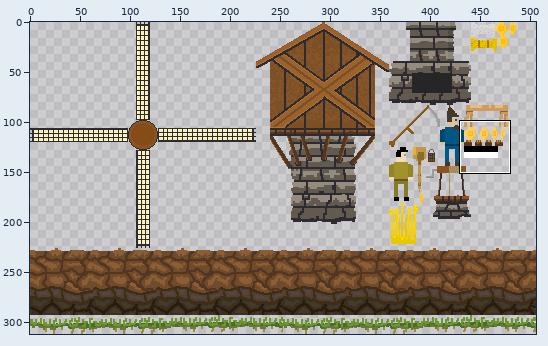
Two states of a sprite sheet, assets/images/assets.png. The first picture is a wide view before the edit; the outline marks the close-up.
Close-up. Old version:
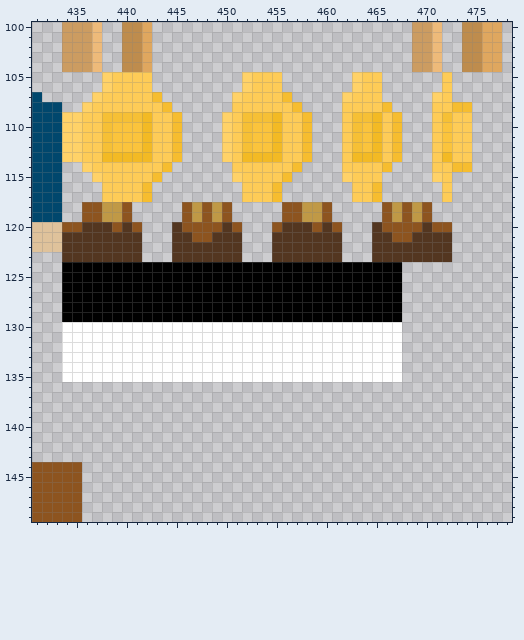
The file is 506x312 pixels. Colours within 5 levels of each other are drawn and written as one. Shown: x 431..478, y 100..149. The commit also changed other parts of the picture, which this record leaves out.
The result:
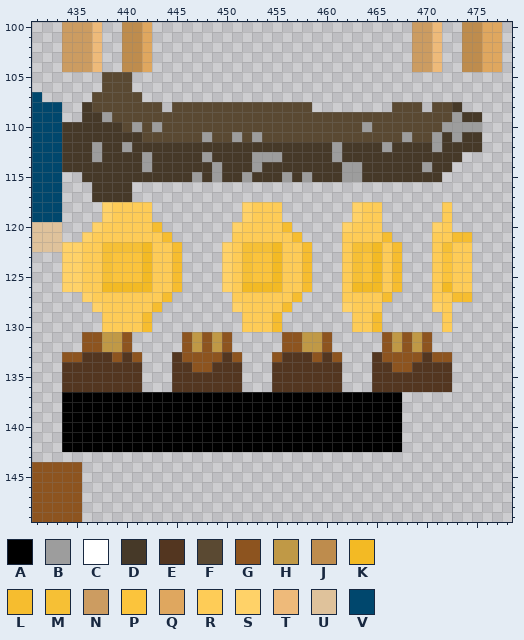
Palette (. is transparent): A #000000  B #9d9d9d  C #ffffff  D #463928  E #533620  F #5a4932  G #8d541f  H #c09946  J #be8c4d  K #f3ba24  L #f6bd2f  M #f6c035  N #cc9c61  P #fbc43c  Q #dfa75f  R #fecc57  S #ffd268  T #eeba7a  U #dfc29b  V #00476d
Edits made:
@@ x 431..478 @@
 104 ...NNNT..JJQ..........................NNT..JJQQ.
-105 .......SRRRR.........SRRR.......SRR......R......
-106 .......SRRRR.........SRRR.......SRR......R......
-107 V.....SRRRRRL.......SRRRRL.....SRRR.....SR......
-108 VVV..SRRRRRRRL......RRRRRRL....RRRRL....RRLL....
-109 VVVSSRRMMMMKRRL....SRMMMKRRL...RMMKRL...RMRR....
-110 VVVSSRRMPPPKRRL....SRMPPKRRL...RMPKRL...RPRR....
-111 VVVSSRRMPPPKRRL....SRMPPKRRL...RMPKRL...RPRR....
-112 VVVSSRRMPPPKRRL....SRMPPKRRL...RMPKRL...RPRR....
-113 VVVSSRRKKKKKRRL....SRKKKKRRL...RKKKRL...RKRR....
-114 VVV..SRRRRRRRL......RRRRRRL....RRRRL....RRLL....
-115 VVV...SRRRRRL.......SRRRRL.....SRRR.....SR......
-116 VVV....RRRRL.........RRRL.......RRL......R......
-117 VVV....RRRRL.........RRRL.......RRL......R......
-118 VVV..GGHHG.....GHGHG.....GGHHG.....GHGHG........
-119 VVV..GGHHG.....GHGHG.....GGHHG.....GHGHG........
-120 UUUGGEEEGEG...EGGGGEG...GEEEGEG...EGGGGEGG......
-121 UUUEEEEEEEE...EEGGEEE...EEEEEEE...EEGGEEEE......
-122 UUUEEEEEEEE...EEEEEEE...EEEEEEE...EEEEEEEE......
-123 ...EEEEEEEE...EEEEEEE...EEEEEEE...EEEEEEEE......
-124 ...AAAAAAAAAAAAAAAAAAAAAAAAAAAAAAAAAA...........
-125 ...AAAAAAAAAAAAAAAAAAAAAAAAAAAAAAAAAA...........
-126 ...AAAAAAAAAAAAAAAAAAAAAAAAAAAAAAAAAA...........
-127 ...AAAAAAAAAAAAAAAAAAAAAAAAAAAAAAAAAA...........
-128 ...AAAAAAAAAAAAAAAAAAAAAAAAAAAAAAAAAA...........
-129 ...AAAAAAAAAAAAAAAAAAAAAAAAAAAAAAAAAA...........
-130 ...CCCCCCCCCCCCCCCCCCCCCCCCCCCCCCCCCC...........
-131 ...CCCCCCCCCCCCCCCCCCCCCCCCCCCCCCCCCC...........
-132 ...CCCCCCCCCCCCCCCCCCCCCCCCCCCCCCCCCC...........
-133 ...CCCCCCCCCCCCCCCCCCCCCCCCCCCCCCCCCC...........
-134 ...CCCCCCCCCCCCCCCCCCCCCCCCCCCCCCCCCC...........
-135 ...CCCCCCCCCCCCCCCCCCCCCCCCCCCCCCCCCC...........
-136 ................................................
-137 ................................................
-138 ................................................
-139 ................................................
-140 ................................................
-141 ................................................
-142 ................................................
+105 .......FFF......................................
+106 .......FFF......................................
+107 V.....FFFFF.....................................
+108 VVV..DFFFFFFF.FFFFFFFFFFFFFF........FFF.FFD.....
+109 VVV..DDBFFFFFFFFFFFFFFFFFFFFFFFFFFFFFFFFFFBDD...
+110 VVVDDDDDDFBFBFFFFFFFFFFFFFFFFFFFFBFFFFFFFBBBB...
+111 VVVDDDDDDDDFFFFFFBFFBFBFFFFFFFFFFFFFFBFFBDBDD...
+112 VVVDDDBDDBDDDDDDDDDDDDDDDDDDDDBDDDDBDDDDBDDDD...
+113 VVVDDDBDDDDBDDDDDBDDDDBBBDDDDDBDDDDDDDDDDDD.....
+114 VVVDDDDDDDDBDDDDDDBDDDBDDDDDDDDBBDDDDDDBDD......
+115 VVV..DDDDDDDDDDDBDBDDBDDDBDBDDDBBDDDDDDDD.......
+116 VVV...DDDD......................................
+117 VVV...DDDD......................................
+118 VVV....SRRRR.........SRRR.......SRR......R......
+119 VVV....SRRRR.........SRRR.......SRR......R......
+120 UUU...SRRRRRL.......SRRRRL.....SRRR.....SR......
+121 UUU..SRRRRRRRL......RRRRRRL....RRRRL....RRLL....
+122 UUUSSRRMMMMKRRL....SRMMMKRRL...RMMKRL...RMRR....
+123 ...SSRRMPPPKRRL....SRMPPKRRL...RMPKRL...RPRR....
+124 ...SSRRMPPPKRRL....SRMPPKRRL...RMPKRL...RPRR....
+125 ...SSRRMPPPKRRL....SRMPPKRRL...RMPKRL...RPRR....
+126 ...SSRRKKKKKRRL....SRKKKKRRL...RKKKRL...RKRR....
+127 .....SRRRRRRRL......RRRRRRL....RRRRL....RRLL....
+128 ......SRRRRRL.......SRRRRL.....SRRR.....SR......
+129 .......RRRRL.........RRRL.......RRL......R......
+130 .......RRRRL.........RRRL.......RRL......R......
+131 .....GGHHG.....GHGHG.....GGHHG.....GHGHG........
+132 .....GGHHG.....GHGHG.....GGHHG.....GHGHG........
+133 ...GGEEEGEG...EGGGGEG...GEEEGEG...EGGGGEGG......
+134 ...EEEEEEEE...EEGGEEE...EEEEEEE...EEGGEEEE......
+135 ...EEEEEEEE...EEEEEEE...EEEEEEE...EEEEEEEE......
+136 ...EEEEEEEE...EEEEEEE...EEEEEEE...EEEEEEEE......
+137 ...AAAAAAAAAAAAAAAAAAAAAAAAAAAAAAAAAA...........
+138 ...AAAAAAAAAAAAAAAAAAAAAAAAAAAAAAAAAA...........
+139 ...AAAAAAAAAAAAAAAAAAAAAAAAAAAAAAAAAA...........
+140 ...AAAAAAAAAAAAAAAAAAAAAAAAAAAAAAAAAA...........
+141 ...AAAAAAAAAAAAAAAAAAAAAAAAAAAAAAAAAA...........
+142 ...AAAAAAAAAAAAAAAAAAAAAAAAAAAAAAAAAA...........
 143 ................................................
Pixel boxes of the changes (left, top, right, bottom) in both close-ups:
changed: (62, 72, 482, 452)
